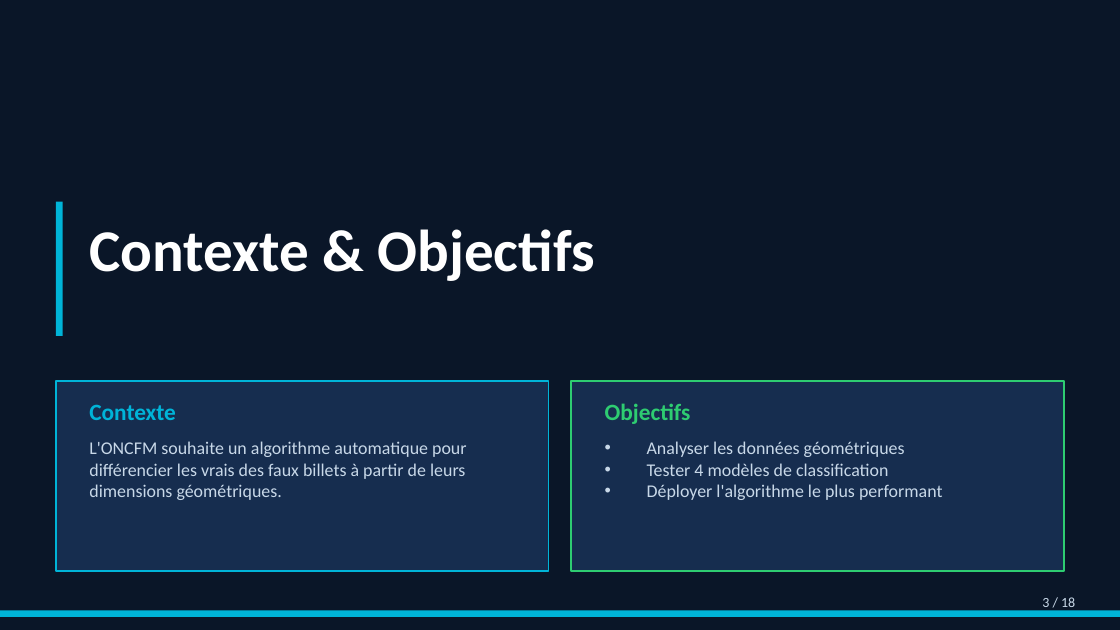
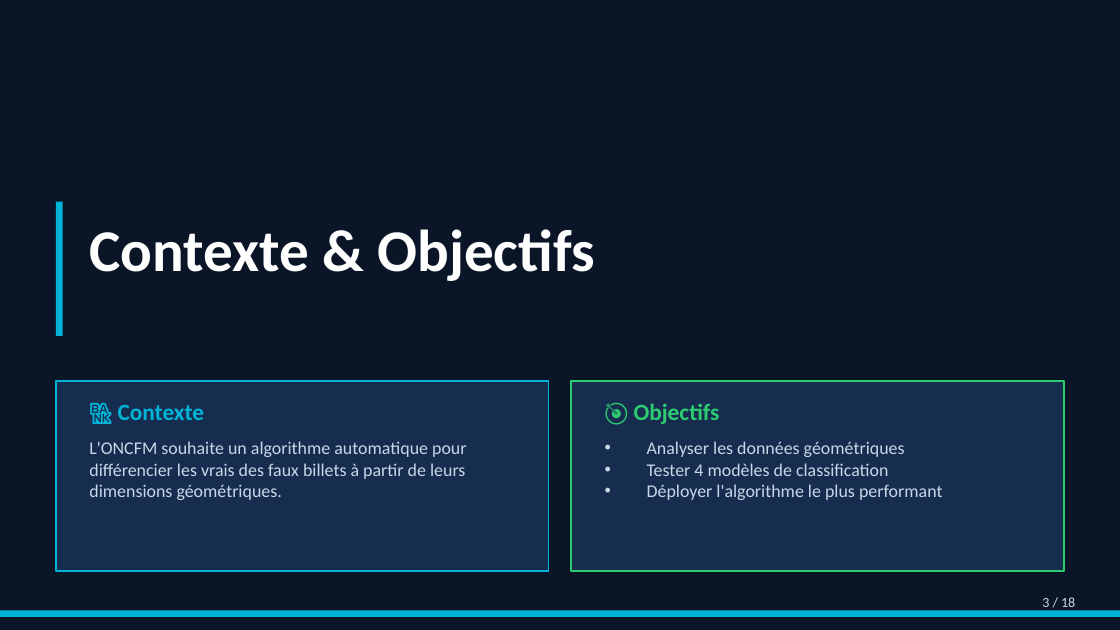
Before and after one commit to TheGoatLucien/Data_analyst, a slide deck: slide 3 of projets/projet 12/files/Presentation_P12_Detection_Faux_Billets.pptx. Drawn at 1120x630 pixels with LibreOffice and Linux fonts; fonts in the diff are those of the drawing. Boxes give left, top, right and bottom in pixels: in the first picture for what was removed or moved away, otherwise in the second. Text is boxed around its words. In the diff, an @@ line names an element or a change of style, - is before the commit and + after.

```diff
--- a/projets/projet 12/files/Presentation_P12_Detection_Faux_Billets.pptx
+++ b/projets/projet 12/files/Presentation_P12_Detection_Faux_Billets.pptx
@@ text at bbox=[118, 405, 205, 420]: text changed @@
-Contexte
+🏦 Contexte
@@ text at bbox=[634, 403, 720, 424]: text changed @@
-Objectifs
+🎯 Objectifs
```
Also in this commit, not shown: 10 other slides changed, 4 other files.
